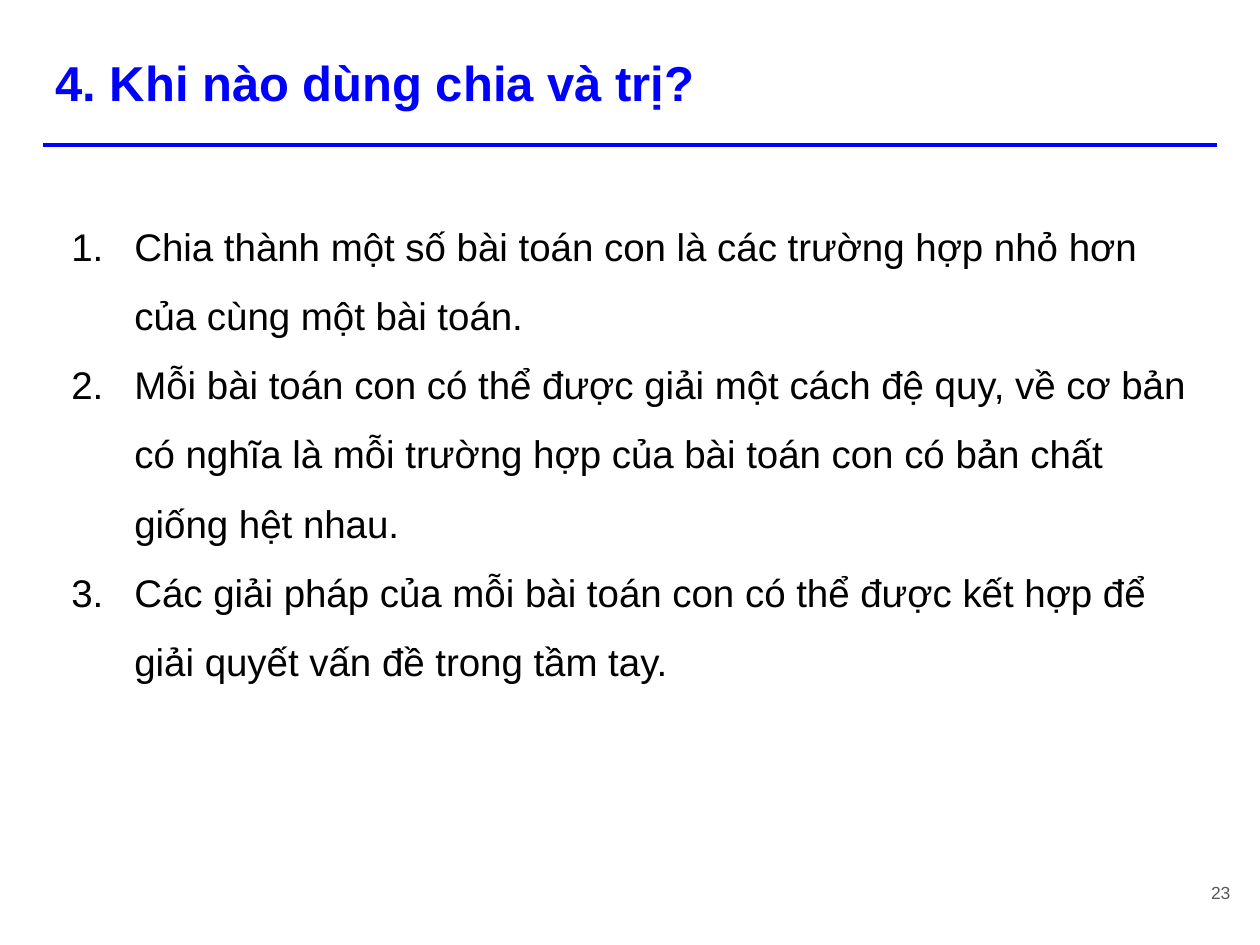
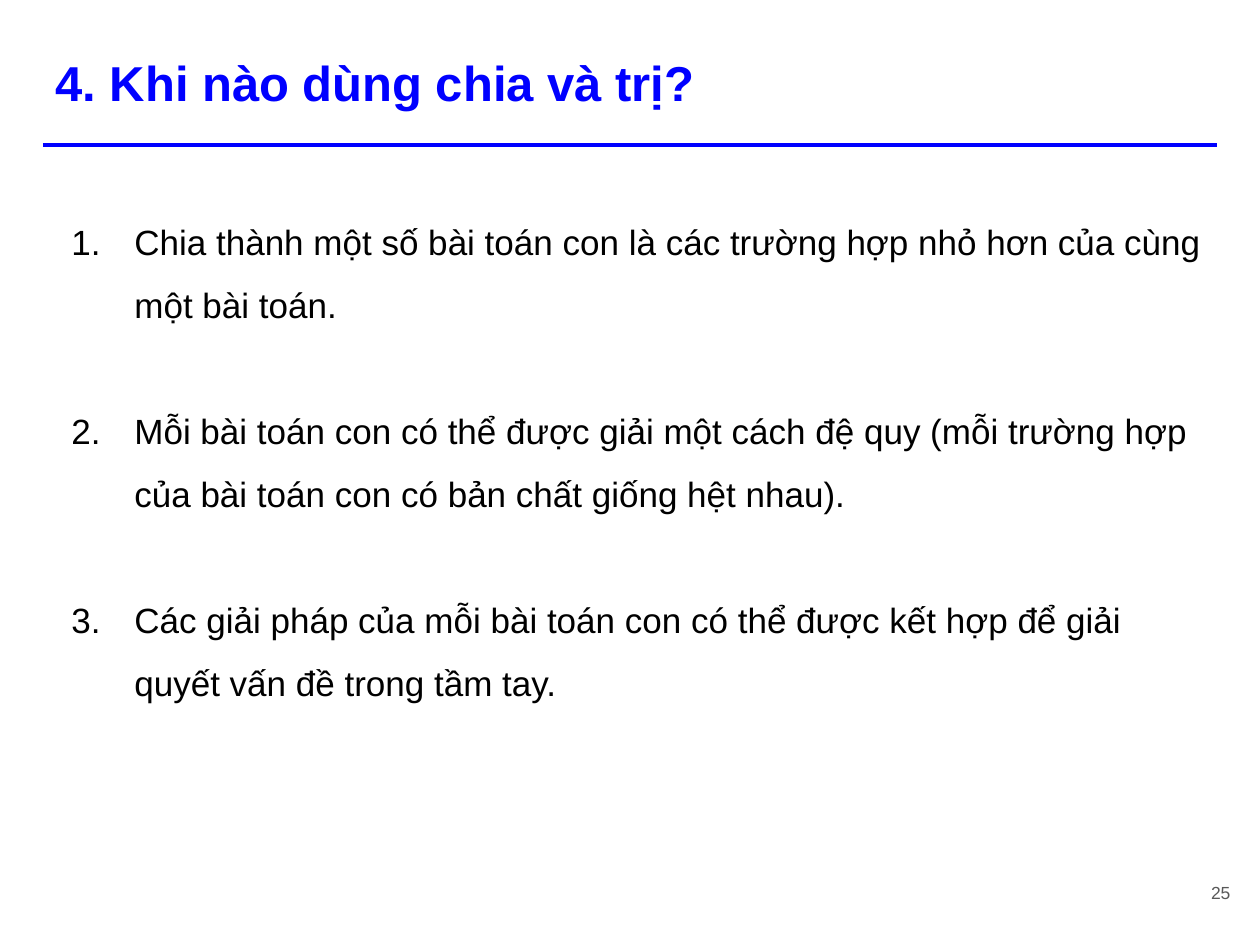
Before and after one commit to tiennvcs/CS112.L11.KHTN-DesignAnalysisAlgorithm, a slide deck: slide 25 of Seminar/[Seminar] Divide and Conquer.pptx (slide 23 before the commit). Drawn at 1260x945 pixels with LibreOffice and Linux fonts; fonts in the diff are those of the drawing. Boxes give left, top, right and bottom in pixels: in the first picture for what was removed or moved away, otherwise in the second. Text is boxed around its words. In the diff, an @@ line names an element or a change of style, - is before the commit and + after.

```diff
--- a/Seminar/[Seminar] Divide and Conquer.pptx
+++ b/Seminar/[Seminar] Divide and Conquer.pptx
@@ text at <box>134,228,1200,703</box>: size 22 to 20 pt in "Chia thành một số bài toán con ...", "Các giải pháp của mỗi bài toán ..." @@
@@ text at <box>134,416,1187,514</box>: text changed; size 22 to 20 pt @@
-2. Mỗi bài toán con có thể được giải một cách đệ quy, về cơ bản có nghĩa là mỗi trường hợp của bài toán con có bản chất giống hệt nhau.
+2. Mỗi bài toán con có thể được giải một cách đệ quy (mỗi trường hợp của bài toán con có bản chất giống hệt nhau).
@@ page number at <box>1211,887,1230,899</box>: text changed @@
-23
+25
```
Also in this commit, not shown: 16 other slides changed, 7 slides added, 1 slide removed.
